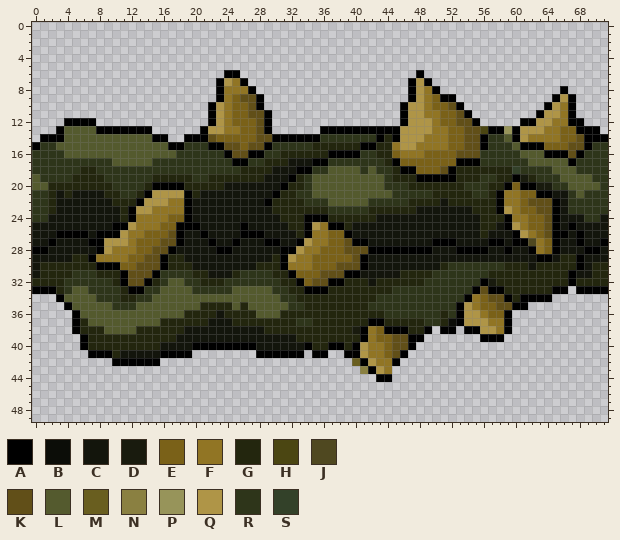
Edited in one commit: sprite sheet (Cotxe11/Assets/Sprites/Gameplay elements/Planta_pinchos_03.png). The picture above is the old version.
The file is 72x50 pixels. Colours within 5 levels of each other are drawn and written as one.
Palette (. is transparent): A #000000  B #0c0d08  C #13150c  D #191b0e  E #7a6118  F #917524  G #23260e  H #4b4612  J #4f4820  K #614f18  L #545a2e  M #695e1f  N #8a8041  P #97945a  Q #af9547  R #2e351a  S #334129
After:
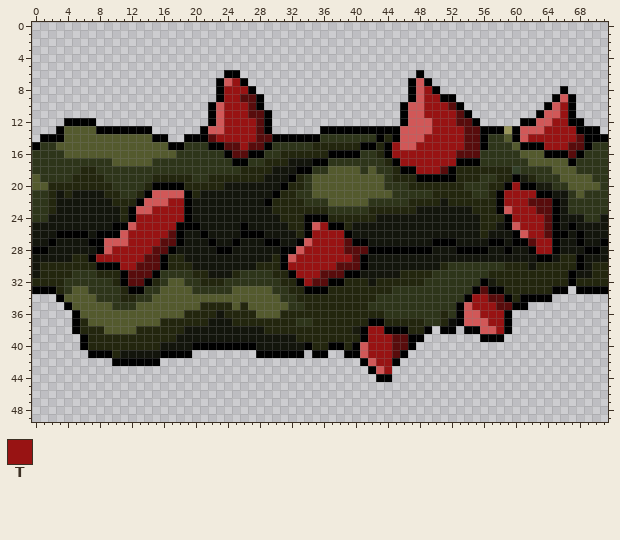
Colours new in this view: T #981313
The edit:
Colour K changes from #614f18 to #580c0c.
Colour Q changes from #af9547 to #d15858.
Colour G becomes colour A in rows 15 to 16 at x 44.
Colour H becomes colour A in row 13 at x 56.
Colour J becomes colour K in row 27 at x 62.
Colour E becomes colour T in row 9 at x 25 and 50; in row 10 at x 25 to 26 and 50 to 51; in row 11 at x 25 to 26 and 51 to 52; in row 12 at x 25 to 27 and 51 to 52; in row 13 at x 26 to 27, 52 to 53 and 66 to 67; in row 14 at x 23 to 27, 52 to 53 and 66 to 67.
Colour E becomes colour T in row 15 at x 26, 52 to 53 and 64 to 66; in row 16 at x 45 and 49 to 52; in row 17 at x 46 to 52; in row 18 at x 48 to 50; in row 20 at x 60; in row 21 at x 61 to 62.
Colour E becomes colour T in row 22 at x 61; in row 23 at x 61 to 62; in row 24 at x 17 to 18 and 62 to 63; in row 25 at x 16 to 17 and 62 to 63; in row 26 at x 14 to 16, 37 to 38 and 63; in row 27 at x 13 to 15, 37 to 38 and 64.
Colour E becomes colour T in row 28 at x 13 to 14, 36 to 38 and 64; in row 29 at x 12 to 13 and 35 to 39; in row 30 at x 11 to 12 and 35 to 37; in row 31 at x 33 to 35; in row 32 at x 34; in row 34 at x 56.
Colour E becomes colour T in row 35 at x 56 to 57; in row 36 at x 57 to 58; in row 38 at x 43; in row 39 at x 43 to 44; in rows 40 to 41 at x 44.
Colour F becomes colour T in row 7 at x 25; in row 8 at x 24 to 26 and 49; in row 9 at x 24 and 49; in row 10 at x 24, 49 and 66; in row 11 at x 24, 49 to 50 and 66; in row 12 at x 24, 50 and 65 to 66.
Colour F becomes colour T in row 13 at x 24 to 25, 50 to 51 and 64 to 65; in row 14 at x 49 to 51 and 62 to 65; in row 15 at x 45 and 48 to 51; in row 16 at x 46 to 48; in row 21 at x 59 to 60; in row 22 at x 17 to 18 and 59 to 60.
Colour F becomes colour T in row 23 at x 15 to 18 and 60; in row 24 at x 13 to 16 and 60 to 61; in row 25 at x 13 to 15, 36 and 61; in row 26 at x 12 to 13, 35 to 36 and 62; in row 27 at x 12, 35 to 36 and 63; in row 28 at x 10 to 12, 34 to 35 and 63.
Colour F becomes colour T in row 29 at x 8 to 11 and 33 to 34; in row 30 at x 32 to 34; in rows 34 to 35 at x 55; in row 36 at x 56; in row 37 at x 57 to 58; in row 38 at x 42 and 58.
Colour F becomes colour T in row 39 at x 42; in rows 40 to 41 at x 42 to 43; in row 42 at x 43 to 44; in row 43 at x 44.
The edit erases colour M in row 42 at x 40.
The edit erases colour N in row 43 at x 41.
